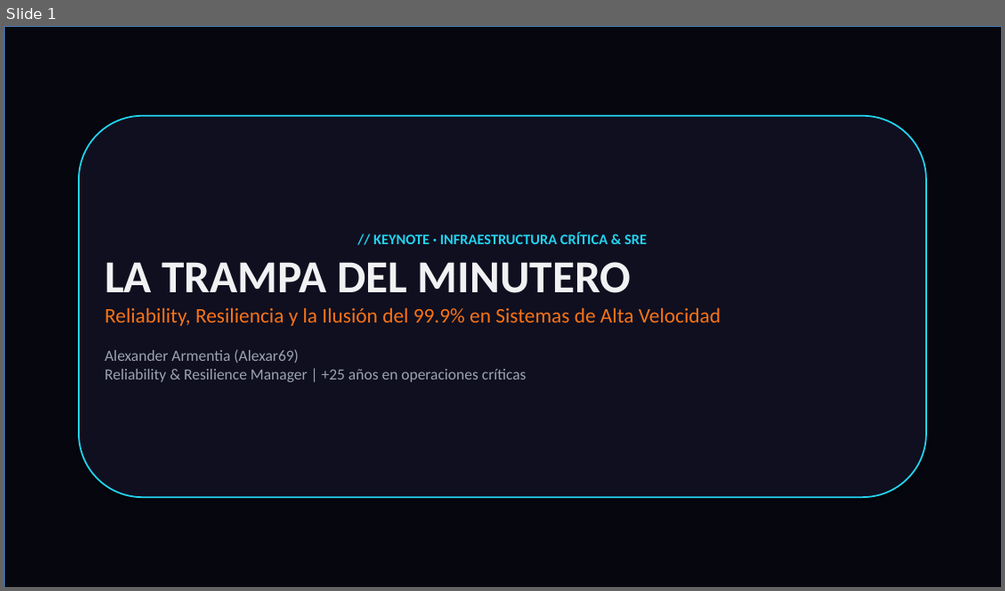
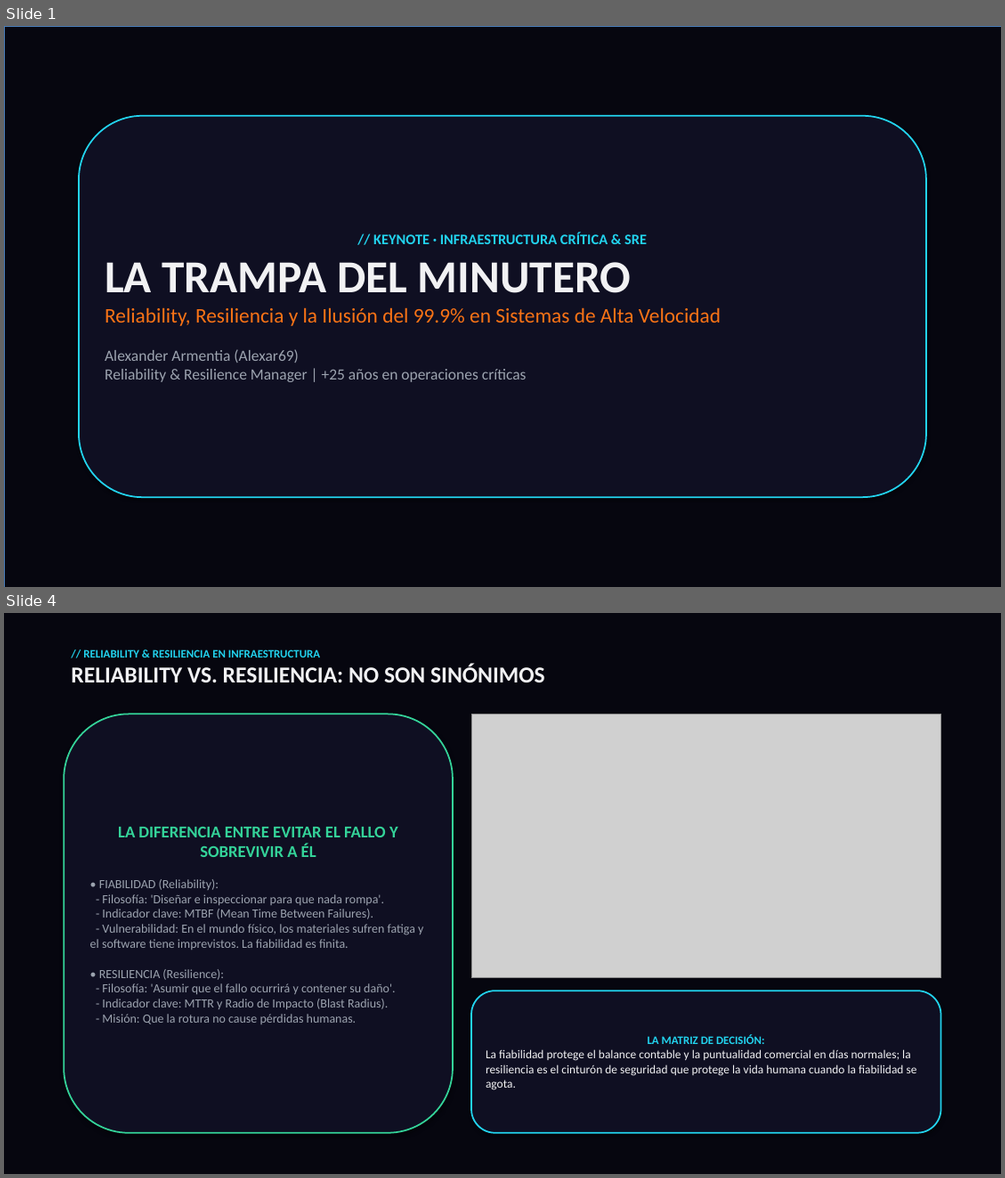
Before and after one commit to alexar69-pixel/alexar69-pixel.github.io, a slide deck: presentacion-reliability-resiliencia-adamuz-urda.pptx. Shown one above the other, each under a label of ours: slide 1 before the commit, slides 1 and 4 after it; the slides between them are not shown. The pictures are 1005x591 and 1005x1178 pixels, drawn with LibreOffice and Linux fonts; fonts in the diff are those of the drawing; grey boxes stand for pictures; background and template pictures are left out. Boxes give left, top, right and bottom in pixels: in the first picture for what was removed or moved away, otherwise in the second. Text is boxed around its words. In the diff, an @@ line names an element or a change of style, - is before the commit and + after.

```diff
--- a/presentacion-reliability-resiliencia-adamuz-urda.pptx
+++ b/presentacion-reliability-resiliencia-adamuz-urda.pptx
@@ slide 4 added at [4, 613, 1001, 1174], background #FFFFFF @@
@@ rectangle added at [4, 613, 1001, 1174], fill #06060F @@
@@ text added at [71, 649, 545, 682], 11 pt, text #22D3EE, bold @@
+// RELIABILITY & RESILIENCIA EN INFRAESTRUCTURA
+RELIABILITY VS. RESILIENCIA: NO SON SINÓNIMOS
@@ rounded rectangle added at [64, 714, 453, 1133], fill #0F0F22, outline #34D399 1.5 pt, 12 pt, text #9CA3AF @@
+LA DIFERENCIA ENTRE EVITAR EL FALLO Y SOBREVIVIR A ÉL
+• FIABILIDAD (Reliability):
+- Filosofía: 'Diseñar e inspeccionar para que nada rompa'.
+- Indicador clave: MTBF (Mean Time Between Failures).
+- Vulnerabilidad: En el mundo físico, los materiales sufren fatiga y el software tiene imprevistos. La fiabilidad es finita.
+• RESILIENCIA (Resilience):
+- Filosofía: 'Asumir que el fallo ocurrirá y contener su daño'.
+- Indicador clave: MTTR y Radio de Impacto (Blast Radius).
+- Misión: Que la rotura no cause pérdidas humanas.
@@ picture added at [471, 714, 941, 978] @@
@@ rounded rectangle added at [471, 990, 941, 1133], fill #0F0F22, outline #22D3EE 1.5 pt, 11.5 pt, text #F1F1F3 @@
+LA MATRIZ DE DECISIÓN:
+La fiabilidad protege el balance contable y la puntualidad comercial en días normales; la resiliencia es el cinturón de seguridad que protege la vida humana cuando la fiabilidad se agota.
```
Also in this commit, not shown: 1 other slide changed, 6 other slides added, 6 slides removed, 12 other files.
